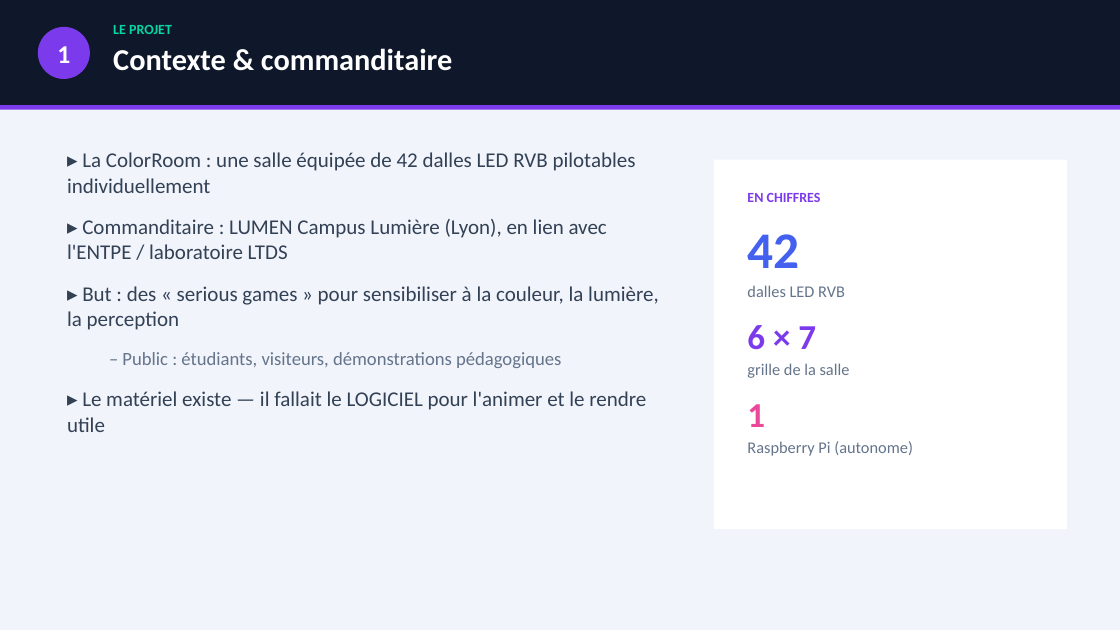
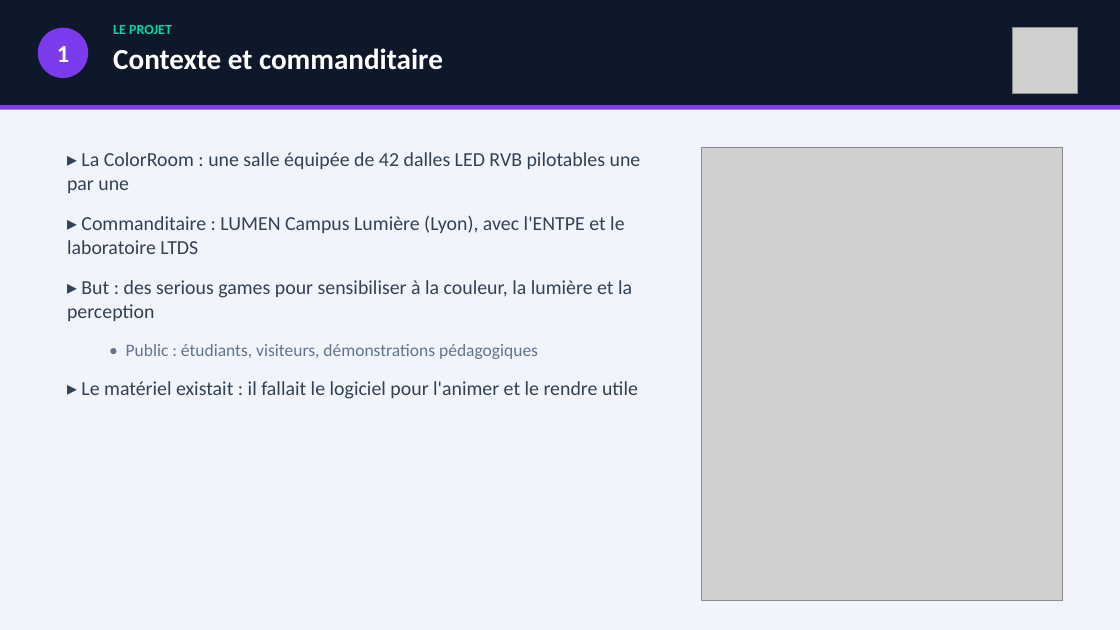
Before and after one commit to NewGenesisAgency/color_room, a slide deck: slide 3 of ColorRoom_Presentation_BTS_CIEL.pptx. Drawn at 1120x630 pixels with LibreOffice and Linux fonts; fonts in the diff are those of the drawing; grey boxes stand for pictures. Boxes give left, top, right and bottom in pixels: in the first picture for what was removed or moved away, otherwise in the second. Text is boxed around its words. In the diff, an @@ line names an element or a change of style, - is before the commit and + after.

```diff
--- a/ColorRoom_Presentation_BTS_CIEL.pptx
+++ b/ColorRoom_Presentation_BTS_CIEL.pptx
@@ ellipse "1" at (x1=38, y1=28, x2=88, y2=78): size 22 to 21 pt @@
@@ picture added at (x1=1012, y1=28, x2=1078, y2=93) @@
@@ text at (x1=113, y1=48, x2=443, y2=70): text changed; size 26 to 25 pt @@
-Contexte & commanditaire
+Contexte et commanditaire
@@ picture added at (x1=702, y1=147, x2=1063, y2=601) @@
@@ text at (x1=67, y1=152, x2=641, y2=399): text changed; size 18 to 17 pt @@
-▸ La ColorRoom : une salle équipée de 42 dalles LED RVB pilotables individuellement
-▸ Commanditaire : LUMEN Campus Lumière (Lyon), en lien avec l'ENTPE / laboratoire LTDS
-▸ But : des « serious games » pour sensibiliser à la couleur, la lumière, la perception
-  – Public : étudiants, visiteurs, démonstrations pédagogiques
-▸ Le matériel existe — il fallait le LOGICIEL pour l'animer et le rendre utile
+▸ La ColorRoom : une salle équipée de 42 dalles LED RVB pilotables une par une
+▸ Commanditaire : LUMEN Campus Lumière (Lyon), avec l'ENTPE et le laboratoire LTDS
+▸ But : des serious games pour sensibiliser à la couleur, la lumière et la perception
+  • Public : étudiants, visiteurs, démonstrations pédagogiques
+▸ Le matériel existait : il fallait le logiciel pour l'animer et le rendre utile
@@ rectangle removed at (x1=714, y1=160, x2=1067, y2=529) @@
@@ text removed at (x1=747, y1=193, x2=913, y2=456) @@
-EN CHIFFRES
-42
-dalles LED RVB
-6 × 7
-grille de la salle
-1
-Raspberry Pi (autonome)
```
Also in this commit, not shown: 18 other slides changed, 2 slides added, 24 other files.
